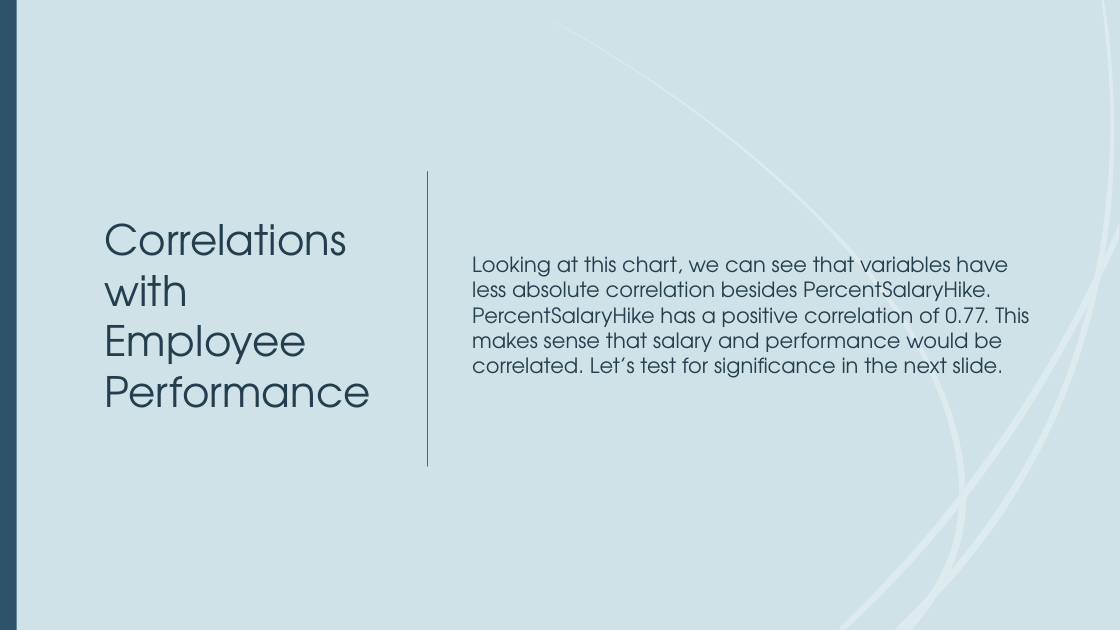
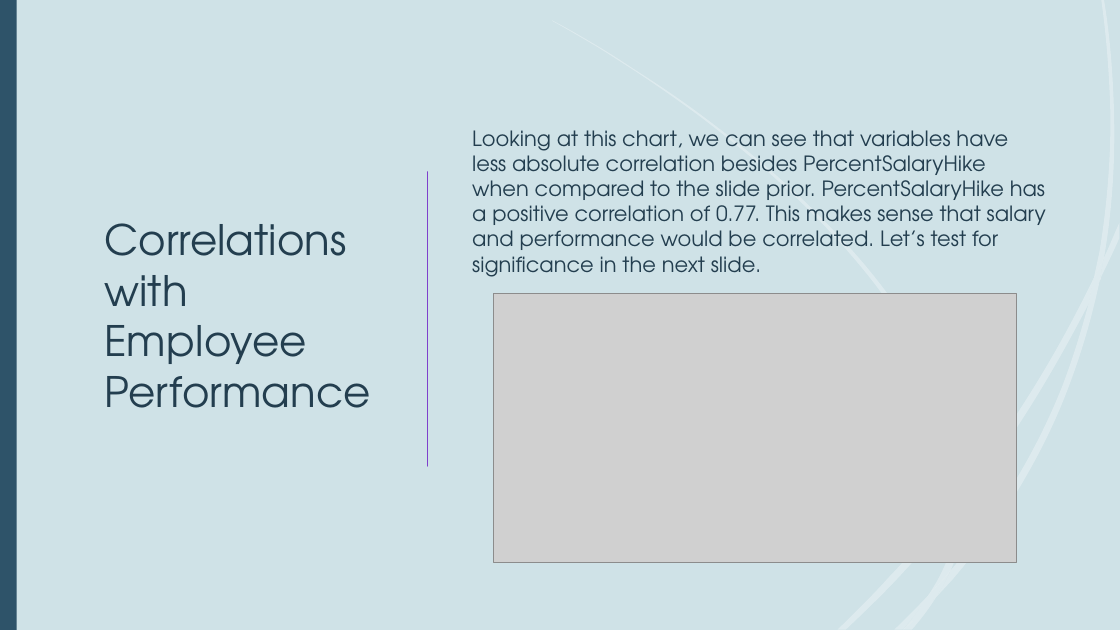
Before and after one commit to mmacrides/Personal-Projects, a slide deck: slide 5 of Employee Attrition - Machine Learning/Project 2 - Employee Attrition.pptx. Drawn at 1120x630 pixels with LibreOffice and Linux fonts; fonts in the diff are those of the drawing; grey boxes stand for pictures. Boxes give left, top, right and bottom in pixels: in the first picture for what was removed or moved away, otherwise in the second. Text is boxed around its words. In the diff, an @@ line names an element or a change of style, - is before the commit and + after.

```diff
--- a/Employee Attrition - Machine Learning/Project 2 - Employee Attrition.pptx
+++ b/Employee Attrition - Machine Learning/Project 2 - Employee Attrition.pptx
@@ text at (472,130,1046,277): text changed @@
-Looking at this chart, we can see that variables have less absolute correlation besides PercentSalaryHike. PercentSalaryHike has a positive correlation of 0.77. This makes sense that salary and performance would be correlated. Let’s test for significance in the next slide.
+Looking at this chart, we can see that variables have less absolute correlation besides PercentSalaryHike when compared to the slide prior. PercentSalaryHike has a positive correlation of 0.77. This makes sense that salary and performance would be correlated. Let’s test for significance in the next slide.
@@ picture added at (494,294,1017,562) @@
@@ freeform shape removed at (960,486,967,507) @@
```
Also in this commit, not shown: 9 other slides changed, 1 slide removed, 8 other files.
